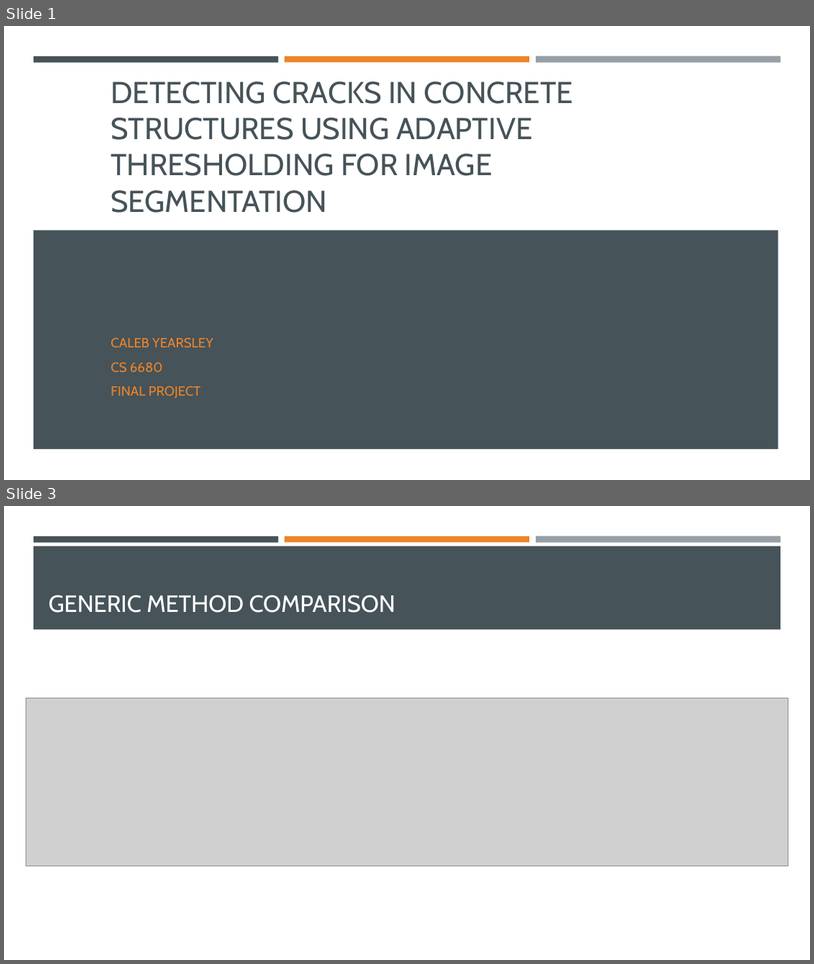
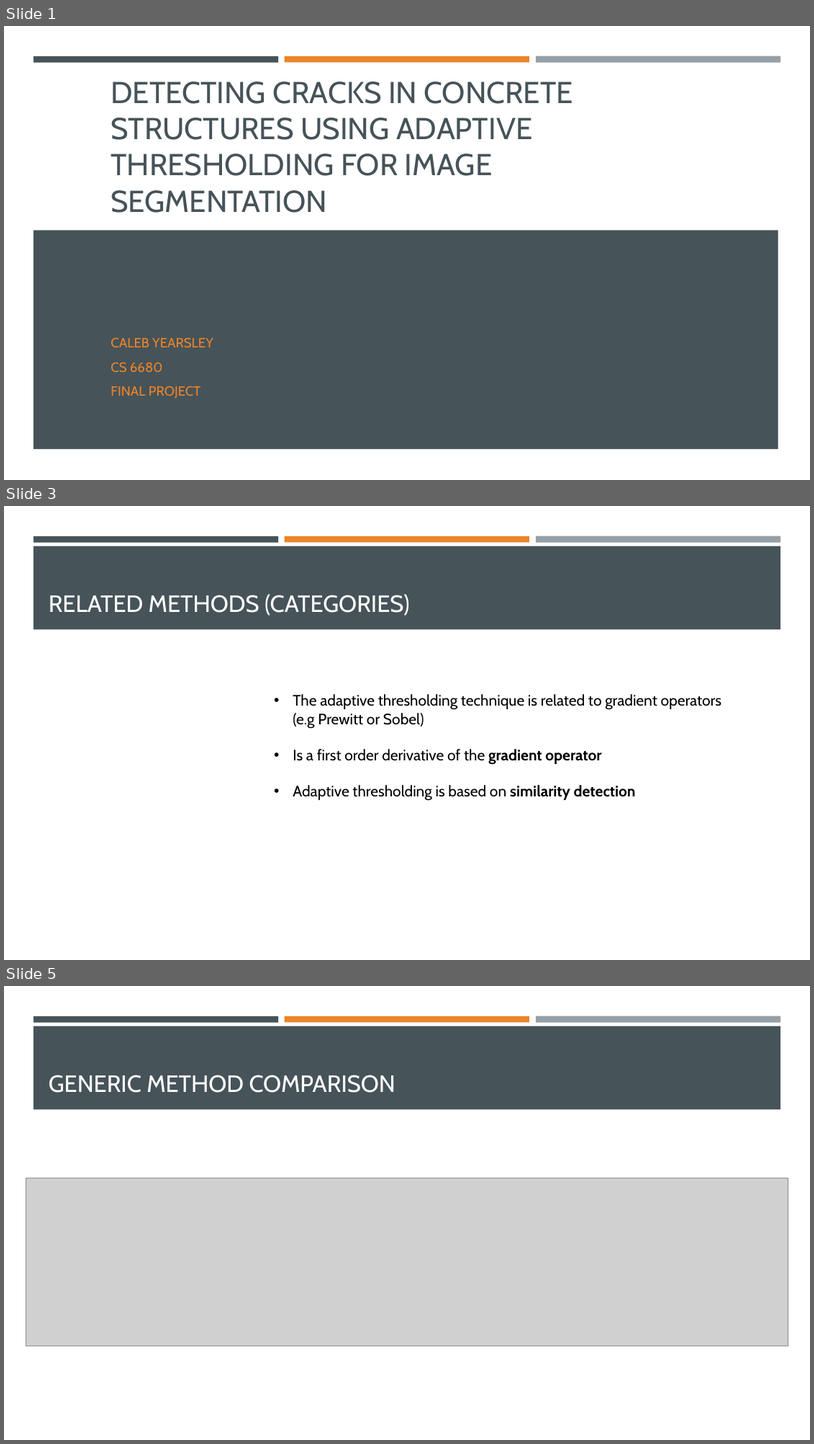
Before and after one commit to cyearsley/cs6680-DCCSUATFIS, a slide deck: Detecting Cracks in Concrete Structures Using Adaptive Thresholding.pptx. Shown one above the other, each under a label of ours: slides 1 and 3 before the commit, slides 1, 3 and 5 after it; the slides between them are not shown. The pictures are 814x964 and 814x1444 pixels, drawn with LibreOffice and Linux fonts; fonts in the diff are those of the drawing; grey boxes stand for pictures. Boxes give left, top, right and bottom in pixels: in the first picture for what was removed or moved away, otherwise in the second. Text is boxed around its words. In the diff, an @@ line names an element or a change of style, - is before the commit and + after.

Commit message:
Do some work on the powerpoint presentation. Update the 'add border' function to handle edge detect on image edges more accurate.

```diff
--- a/Detecting Cracks in Concrete Structures Using Adaptive Thresholding.pptx
+++ b/Detecting Cracks in Concrete Structures Using Adaptive Thresholding.pptx
@@ slide 3 added at [4,506,810,960], background #FFFFFF; not listed: 4 template elements that a slide beside it also shows @@
@@ title added at [49,594,409,615], 28 pt, text #FFFFFF @@
+RELATED METHODS (CATEGORIES)
@@ text added at [293,694,722,800], 18 pt, text #000000 @@
+• The adaptive thresholding technique is related to gradient operators (e.g Prewitt or Sobel)
+• Is a first order derivative of the gradient operator
+• Adaptive thresholding is based on similarity detection
@@ what was slide 3 is now slide 5 @@
```
Also in this commit, not shown: 1 slide changed, 1 other slide added, 1 other file.
